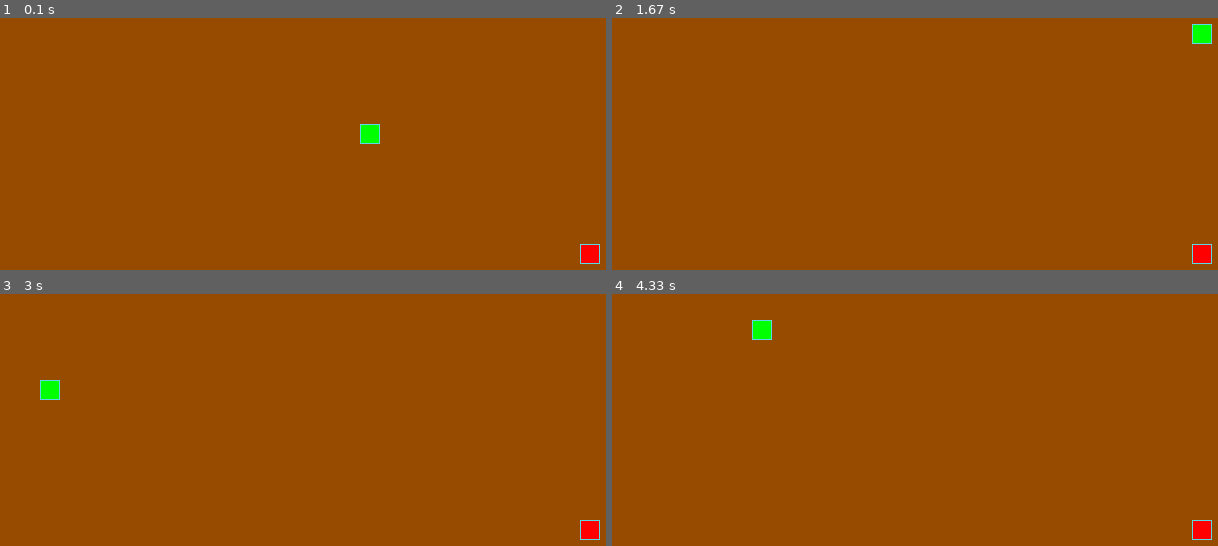
Above: before the commit, frames 1-4 (two rows, left to right).
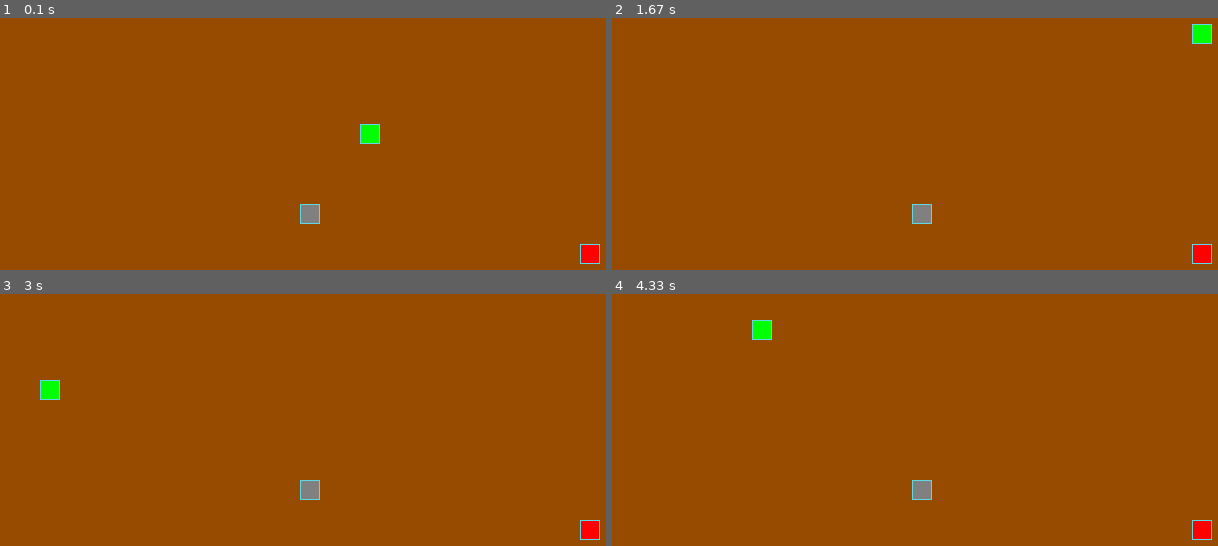
Above: after the commit, the same moments.

Repository: Cka3o4Hukk/the_snake
Game: pygame game, started from the_snake.py
Two runs of this game, one before a commit and one after it. Both use one fixed random seed, a clock stepped at 60 frames per second and the inputs below.
Inputs:
- Up to frame 1 (0.1 s): no input
- Up to frame 2 (1.67 s): hold Right 0.33-0.8 s; hold Up 0.83-1.3 s; hold Right from 1.33 s (still down)
- Up to frame 3 (3 s): release Right at 1.8 s; hold Down 2.4-2.7 s; hold Left from 2.73 s (still down)
- Up to frame 4 (4.33 s): release Left at 3.13 s; hold Up 3.17-3.53 s; hold Right 3.57-4.2 s; hold Down from 4.23 s (still down)

The runs differ from the first frame. In frame 1, 0.3% of the frame differs, in the area x 49-53%, y 73-82%; in frame 2, 0.3%; in frame 3, 0.3%; in frame 4, 0.3%.

Commit message:
Исправление недочетов, 2 ревью

Diff:
--- a/the_snake.py
+++ b/the_snake.py
@@ -3,6 +3,7 @@
 from random import randint
 
 import pygame
+
 
 # Константы для размеров поля и сетки:
 SCREEN_WIDTH, SCREEN_HEIGHT = 640, 480
@@ -25,6 +26,9 @@
 # Цвет яблока
 APPLE_COLOR = (255, 0, 0)
 
+# Цвет камня
+STONE_COLOR = (128, 128, 128)
+
 # Цвет змейки
 SNAKE_COLOR = (0, 255, 0)
 
@@ -43,7 +47,27 @@
 # Настройка времени:
 clock = pygame.time.Clock()
 
+# Позиция в центре
+centre_position = [((SCREEN_WIDTH // 2), (SCREEN_HEIGHT // 2))]
+
 # Тут опишите все классы игры.
+
+'''Уточнить некоторые моменты
+Для удобства рекомендую добавить метод создания новой ячейки
+Я сделал это в отдельных методах, создание поля через random
+и создание графического изображения (draw_default)
+
+Не хватает атрибута метода, отражающего занятые ячейки.
+Могу передать данные яблока и камня, и уже от них заполнить
+занятые ячейки. Так нужно или иначе?
+
+Перебор недопустим. Стоит воспользоваться оператором %.
+Пока не придумал с чем использовать остаток, в любой точке
+за картой координата -20, но на что делить пока не знаю
+
+Остальное в процессе, мелочи в коде поправил, серьезные ошибки
+также попытался исправить, но нужно ещё доработать
+'''
 
 
 class GameObject():
@@ -55,8 +79,35 @@
         self.body_color = body_color
         self.length = length
 
+    def randomize_position(self):
+        """Создание позиции предмета рандомно."""
+        return (
+            randint(0, GRID_WIDTH) * GRID_SIZE,
+            randint(0, GRID_HEIGHT) * GRID_SIZE
+        )
+
+    def draw_default(self):
+        """Графическое создание предмета."""
+        rect = pygame.Rect(self.position, (GRID_SIZE, GRID_SIZE))
+        pygame.draw.rect(screen, self.body_color, rect)
+        pygame.draw.rect(screen, BORDER_COLOR, rect, 1)
+
     def draw(self):
         """Абстрактный метод. Unnecessary pass statement - есть pass."""
+
+
+class Stone(GameObject):
+    """Создание и настройка камня."""
+
+    def __init__(self, position=(0, 0), body_color=STONE_COLOR, length=1):
+        """Место на поле, цвет, количество камней."""
+        super().__init__(position, body_color, length)
+        # Создание координат яблока кортежем
+        self.position = self.randomize_position()
+
+    def draw(self):
+        """Графическое создание камня."""
+        self.draw_default()
 
 
 class Apple(GameObject):
@@ -69,18 +120,9 @@
         self.position = self.randomize_position()
     # Создание координат яблока кортежем
 
-    def randomize_position(self):
-        """Создание позиции яблока в центре."""
-        return (
-            randint(0, GRID_WIDTH) * GRID_SIZE,
-            randint(0, GRID_HEIGHT) * GRID_SIZE
-        )
-
     def draw(self):
         """Графическое создание яблока."""
-        rect = pygame.Rect(self.position, (GRID_SIZE, GRID_SIZE))
-        pygame.draw.rect(screen, self.body_color, rect)
-        pygame.draw.rect(screen, BORDER_COLOR, rect, 1)
+        self.draw_default()
 
 
 class Snake(GameObject):
@@ -91,9 +133,9 @@
         super().__init__(position, body_color)
         # начальное положение змейки
         self.position = None
-        self.positions = [((SCREEN_WIDTH // 2), (SCREEN_HEIGHT // 2))]
+        self.pos = None
+        self.positions = centre_position
         self.length = 1  # длины змейки
-        self.next_direction = None
         self.body_color = SNAKE_COLOR  # цвет змейки
         self.last = None  # последний сегмент змейки
         self.direction = RIGHT  # заданное первоначальное движение
@@ -107,7 +149,7 @@
             pygame.draw.rect(screen, BORDER_COLOR, rect, 1)
 
         #  Отрисовка головы змейки
-        head_rect = pygame.Rect(self.positions[0], (GRID_SIZE, GRID_SIZE))
+        head_rect = Snake.get_head_position(self), (GRID_SIZE, GRID_SIZE)
         pygame.draw.rect(screen, self.body_color, head_rect)
         pygame.draw.rect(screen, BORDER_COLOR, head_rect, 1)
 
@@ -121,15 +163,12 @@
         # Движение вниз
         if direction == UP and self.direction != DOWN:
             self.direction = UP
-
         # Движение вверх
         elif direction == DOWN and self.direction != UP:
             self.direction = DOWN
-
         # Движение налево
         elif direction == LEFT and self.direction != RIGHT:
             self.direction = LEFT
-
         # Движение направо
         elif direction == RIGHT and self.direction != LEFT:
             self.direction = RIGHT
@@ -150,19 +189,15 @@
         # Выход за игровое поле налево
         if length_snake[0][0] < 0:
             length_snake[0] = (SCREEN_WIDTH - GRID_SIZE, length_snake[0][1])
-
         # Выход за игровое поле направо
         elif length_snake[0][0] >= SCREEN_WIDTH:
             length_snake[0] = (0, length_snake[0][1])
-
         # Выход за игровое поле вверх
         elif length_snake[0][1] < 0:
             length_snake[0] = (length_snake[0][0], SCREEN_HEIGHT - GRID_SIZE)
-
         # Выход за игровое поле вниз
         elif length_snake[0][1] >= SCREEN_HEIGHT:
             length_snake[0] = (length_snake[0][0], 0)
-
         # Если было столкновение с яблоком, добавляем новую голову
         if len(self.positions) < self.length:
             self.positions.insert(0, length_snake[0])
@@ -181,12 +216,22 @@
             apple.position = apple.randomize_position()
             return True
         return False
+
+    def check_stone(self, stone):
+        """Уменьшение змейки, если она врезалась в камень."""
+        if self.positions[0] == stone.position:
+            self.length -= 1
+            stone.position = stone.randomize_position()
+            return True
+        return False
     # Сброс при столкновении с собой
 
     def reset(self):
         """Если элемент поля есть в теле змейки - сброс."""
         if self.length_snake[0] in self.positions[1:]:
+            # При =central_positions.. там уже другое значение от начального
             self.positions = [((SCREEN_WIDTH // 2), (SCREEN_HEIGHT // 2))]
+            print(centre_position)
             self.length = 1
 
 
@@ -215,9 +260,8 @@
     pygame.init()
     # Тут нужно создать экземпляры классов.
     apple = Apple()
-    apple.draw()
+    stone = Stone()
     snake = Snake()
-    snake.draw()
     running = True
     snake.move()
 
@@ -238,10 +282,15 @@
         if snake.check_collision(apple):
             snake.length += 1
             apple = Apple()  # создание нового яблока
+
+        if snake.check_stone(stone):
+            pygame.quit()
+
         snake.reset()
         snake.move()
         screen.fill(BOARD_BACKGROUND_COLOR)
         apple.draw()
+        stone.draw()
         snake.draw()
         pygame.display.update()
         clock.tick(SPEED)
Binary file added: marvin.otf
